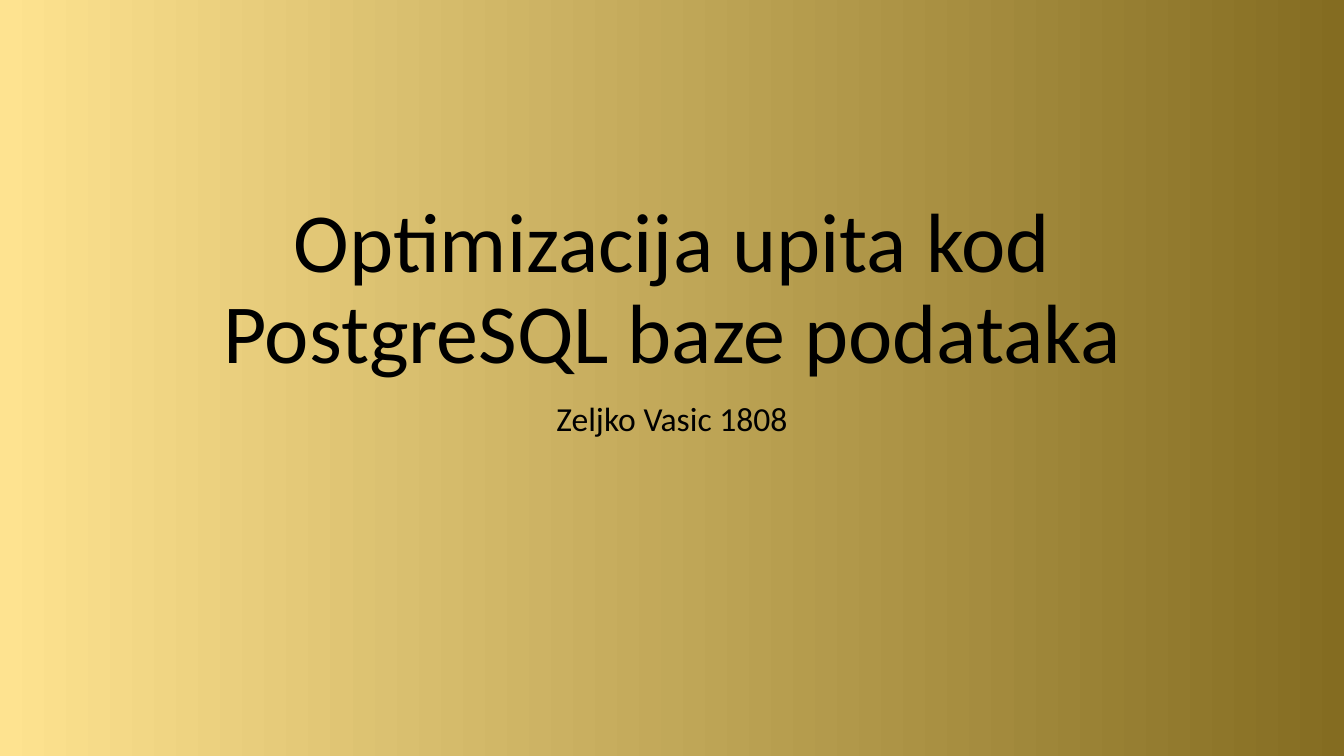
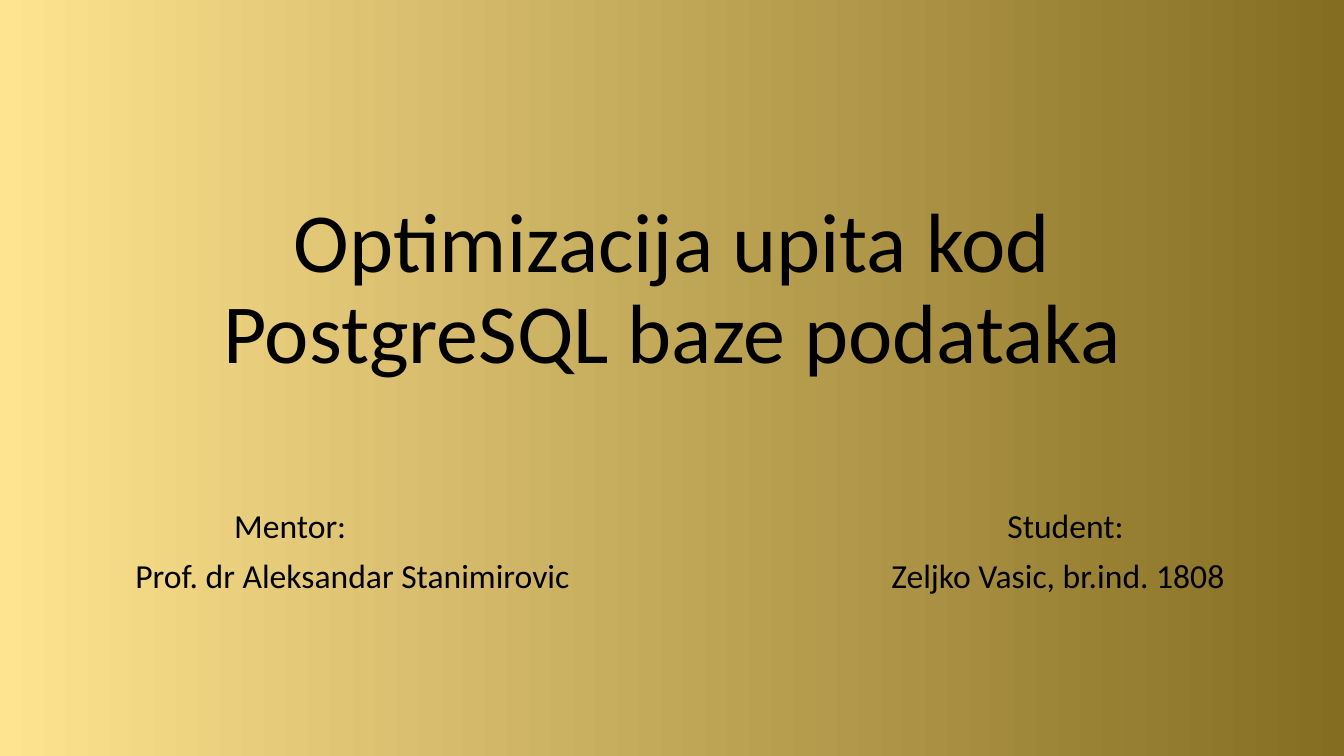
Before and after one commit to zvasiccc/Sistemi-za-upravljanje-bazama-podataka-seminarski-1, a slide deck: slide 1 of Optimizacija upita kod PostgreSQL baze podataka.pptx. Drawn at 1344x756 pixels with LibreOffice and Linux fonts; fonts in the diff are those of the drawing. Boxes give left, top, right and bottom in pixels: in the first picture for what was removed or moved away, otherwise in the second. Text is boxed around its words. In the diff, an @@ line names an element or a change of style, - is before the commit and + after.

Commit message:
final

```diff
--- a/Optimizacija upita kod PostgreSQL baze podataka.pptx
+++ b/Optimizacija upita kod PostgreSQL baze podataka.pptx
@@ subtitle at (x1=135, y1=516, x2=1224, y2=594): text changed @@
-Zeljko Vasic 1808
+Mentor: Student:
+Prof. dr Aleksandar Stanimirovic Zeljko Vasic, br.ind. 1808
```
Also in this commit, not shown: 1 slide added.
